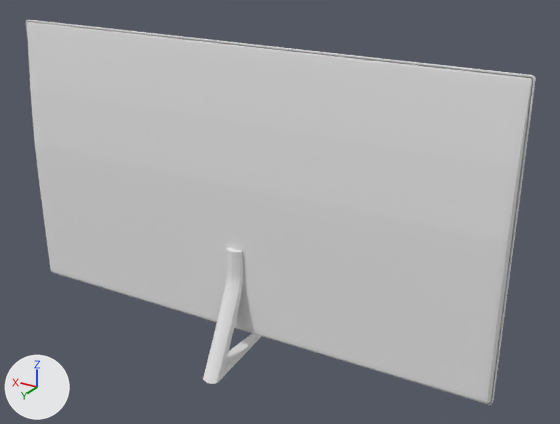
The COLLADA model SamsungAR/art.scnassets/TV/QLED/QN65Q7FN.dae: old version first, new version second.
The view is the same before and after, from a camera (50 mm lens) standing at (-33.5, 48.0, 34.1) and looking at (-3.2, -2.5, 8.9). Every picture has the same lights, and +X, +Y and +Z are marked at lower left. Where no turn or scale is listed for an object, it has been applied to the vertices.

Objects in the first picture: 'QN65Q7FN'.
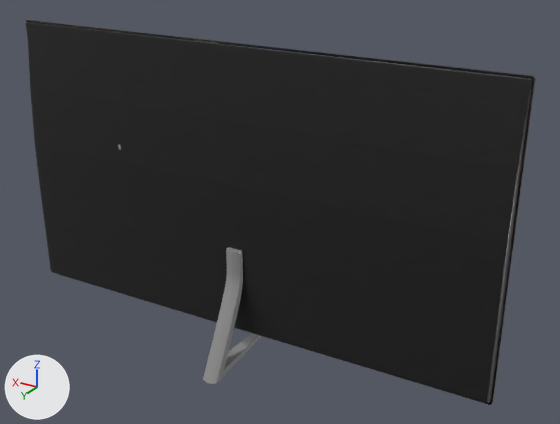
The change, as a list of edits to the scene's bpy script:
```text
Add img_basecolor_png:
    img_basecolor_png = load_image('BaseColor.png', 'BaseColor.png', 1024, 1024, 'sRGB')
Change mat_qn65q7fn:
    remove mat_qn65q7fn.base_color = (0.8, 0.8, 0.8)  # white #e7e7e7
    add mat_qn65q7fn.texture = img_basecolor_png
    mat_qn65q7fn.roughness: 0.9 -> 0.37
```

Location of each change, (x1, y1, x2, y2) in pixels of the pictures (560 x 424 px):
'QN65Q7FN', surface changed (grey to black): (26, 20, 536, 405) in both
